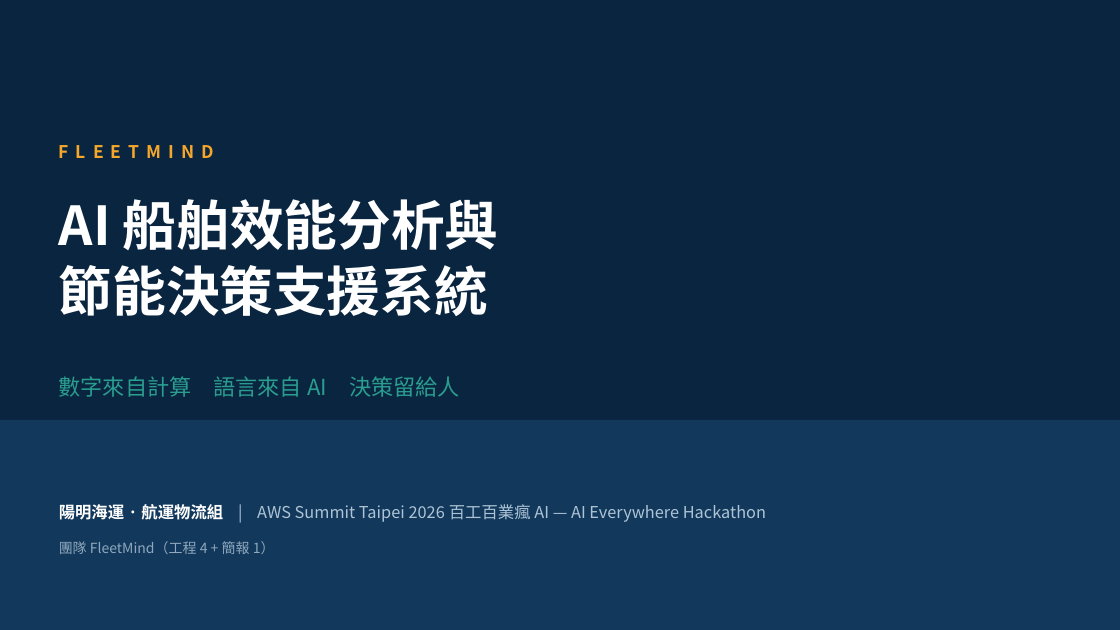
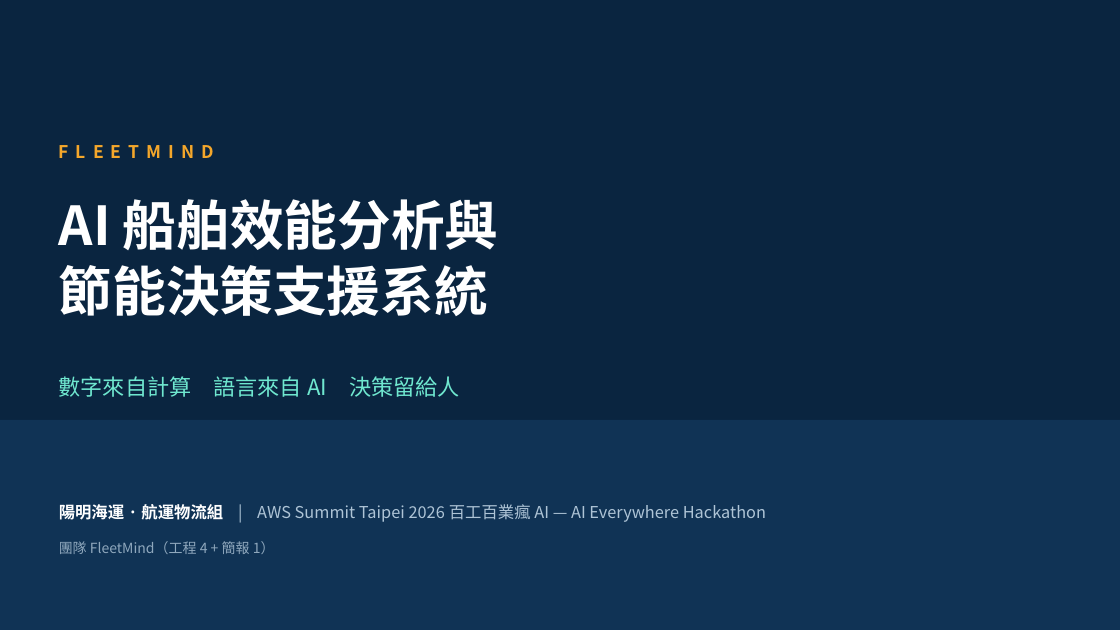
Before and after one commit to wsx5031060310guy/fleetmind-yang-ming-hackathon, a slide deck: slide 1 of apps/api/src/main/resources/static/proposal/fleetmind-proposal-deck.pptx. Drawn at 1120x630 pixels with LibreOffice and Linux fonts; fonts in the diff are those of the drawing; background and template pictures are left out. Boxes give left, top, right and bottom in pixels: in the first picture for what was removed or moved away, otherwise in the second. Text is boxed around its words. In the diff, an @@ line names an element or a change of style, - is before the commit and + after.

```diff
--- a/apps/api/src/main/resources/static/proposal/fleetmind-proposal-deck.pptx
+++ b/apps/api/src/main/resources/static/proposal/fleetmind-proposal-deck.pptx
@@ rectangle added at <box>0,0,1120,630</box>, fill #0A2540 at 58% opacity @@
@@ text "數字來自計算 語言來自 AI 決策留給人" at <box>59,376,460,397</box>: text colour #2A9D8F to #6FE7CF @@
```
Also in this commit, not shown: 2 other slides changed, 12 other files.
